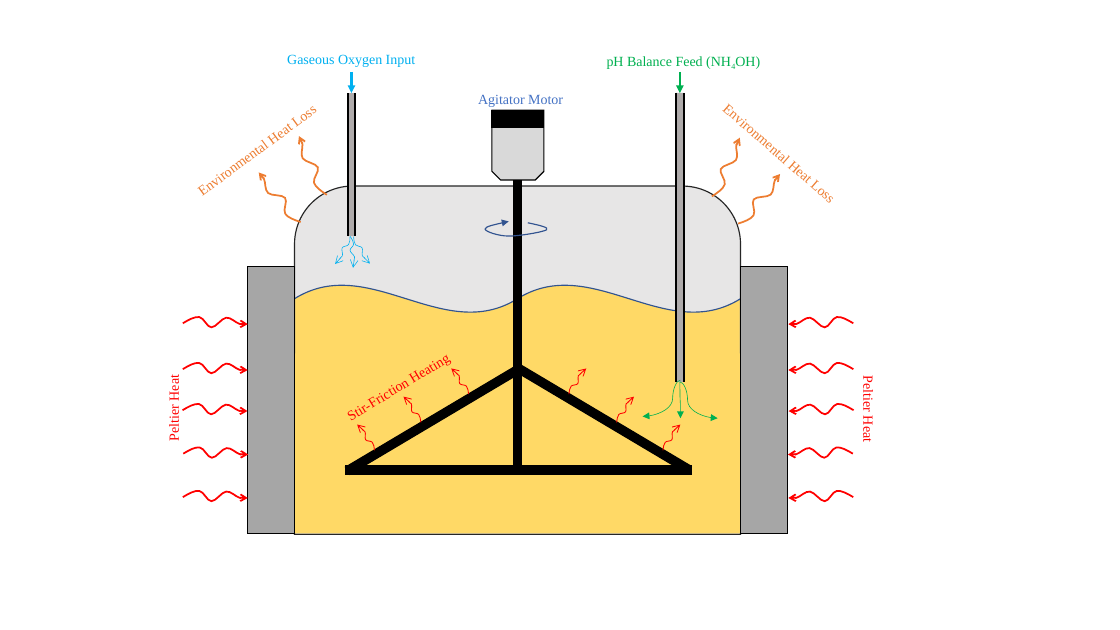
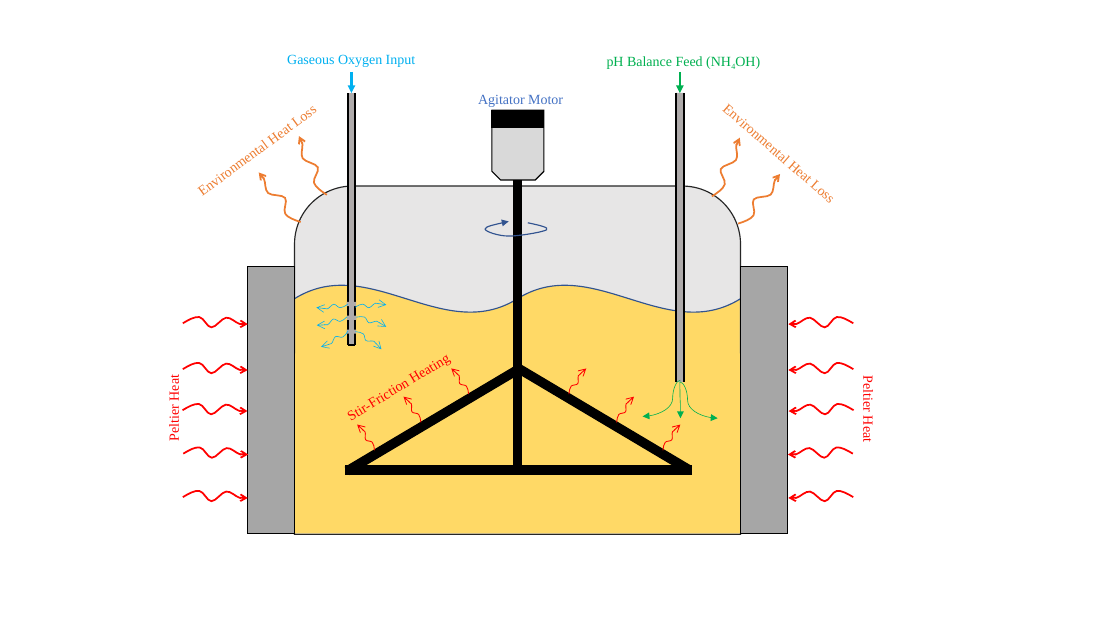
Before and after one commit to ceglikbarg/AA273FinalProject, a slide deck: slide 2 of Images/CrossSec_Diagram.pptx (slide 1 before the commit). Drawn at 1120x630 pixels with LibreOffice and Linux fonts; fonts in the diff are those of the drawing. Boxes give left, top, right and bottom in pixels: in the first picture for what was removed or moved away, otherwise in the second. Text is boxed around its words. In the diff, an @@ line names an element or a change of style, - is before the commit and + after.

```diff
--- a/Images/CrossSec_Diagram.pptx
+++ b/Images/CrossSec_Diagram.pptx
@@ rectangle: place and size @@
-rectangle at box(348, 93, 355, 236)
+rectangle at box(348, 93, 355, 345)
@@ line moved from (348, 93) - (348, 236) to (348, 93) - (348, 344) @@
@@ line moved from (355, 93) - (355, 236) to (355, 93) - (355, 344) @@
@@ freeform shape removed at box(349, 237, 356, 268) @@
@@ freeform shape at box(354, 302, 386, 309): rotation 297 to 174 degrees; outline redrawn @@
@@ group added at box(317, 302, 386, 350): 4 freeform shapes, 3 rectangles, 1 line @@
@@ freeform shape at box(354, 330, 383, 350): rotation 59 to 213 degrees; outline redrawn @@
```
Also in this commit, not shown: 1 slide added, 1 other file.
